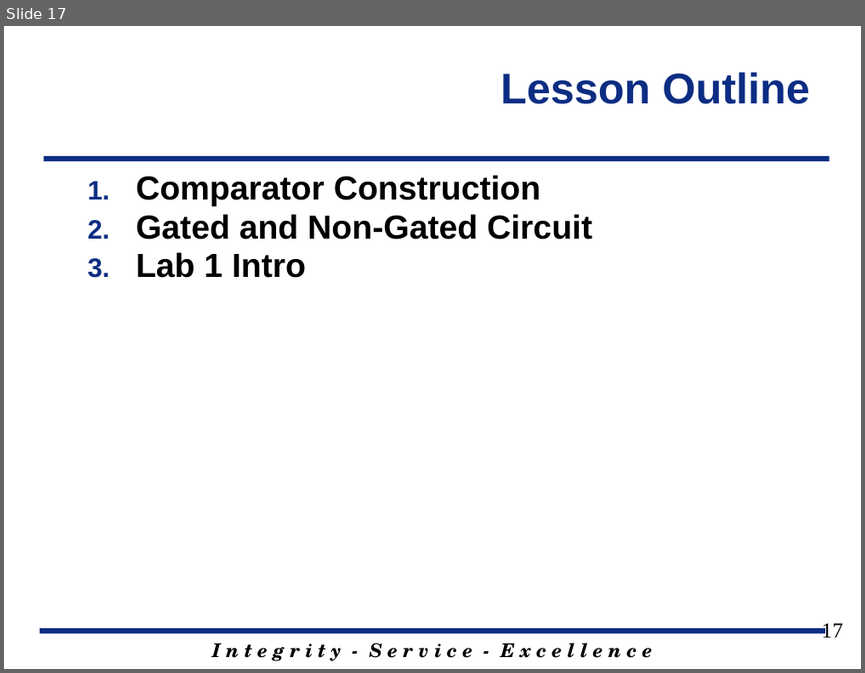
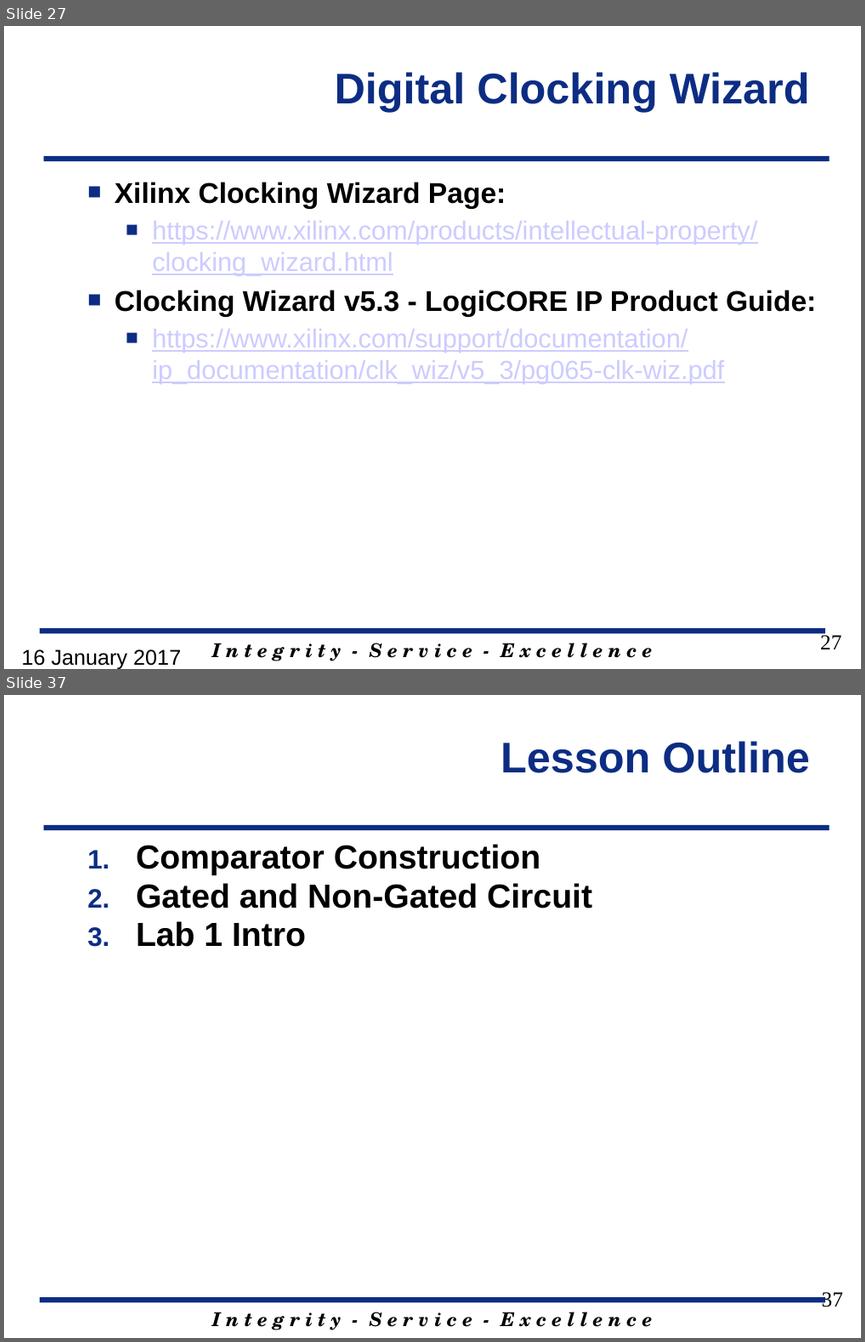
Before and after one commit to jfalkinburg/ECE383_web, a slide deck: lecture/slides/ECE_383_Lec5.pptx. Shown one above the other, each under a label of ours: slide 17 before the commit, slides 27 and 37 after it; the slides between them are not shown. The pictures are 865x673 and 865x1342 pixels, drawn with LibreOffice and Linux fonts; fonts in the diff are those of the drawing; background and template pictures are left out. Boxes give left, top, right and bottom in pixels: in the first picture for what was removed or moved away, otherwise in the second. Text is boxed around its words. In the diff, an @@ line names an element or a change of style, - is before the commit and + after.

```diff
--- a/lecture/slides/ECE_383_Lec5.pptx
+++ b/lecture/slides/ECE_383_Lec5.pptx
@@ slide 27 added at (4, 26, 861, 669), background #FFFFFF; not listed: 3 template elements that a slide beside it also shows @@
@@ title added at (335, 72, 810, 112), 36 pt, text #0C2D83, bold @@
+Digital Clocking Wizard
@@ text added at (114, 182, 816, 384), 22 pt, text #CCCCFF, underline @@
+■ Xilinx Clocking Wizard Page:
+  ■ https://www.xilinx.com/products/intellectual-property/clocking_wizard.html
+■ Clocking Wizard v5.3 - LogiCORE IP Product Guide:
+  ■ https://www.xilinx.com/support/documentation/ip_documentation/clk_wiz/v5_3/pg065-clk-wiz.pdf
@@ page number added at (820, 632, 841, 649), 18 pt, text #000000 @@
+27
@@ text added at (22, 649, 181, 669), 18 pt, text #000000 @@
+16 January 2017
@@ what was slide 17 is now slide 37 @@
@@ page number at (822, 1292, 843, 1307): text changed @@
-17
+37
```
Also in this commit, not shown: 6 slides changed, 20 other slides added, 1 slide removed, 9 other files.
